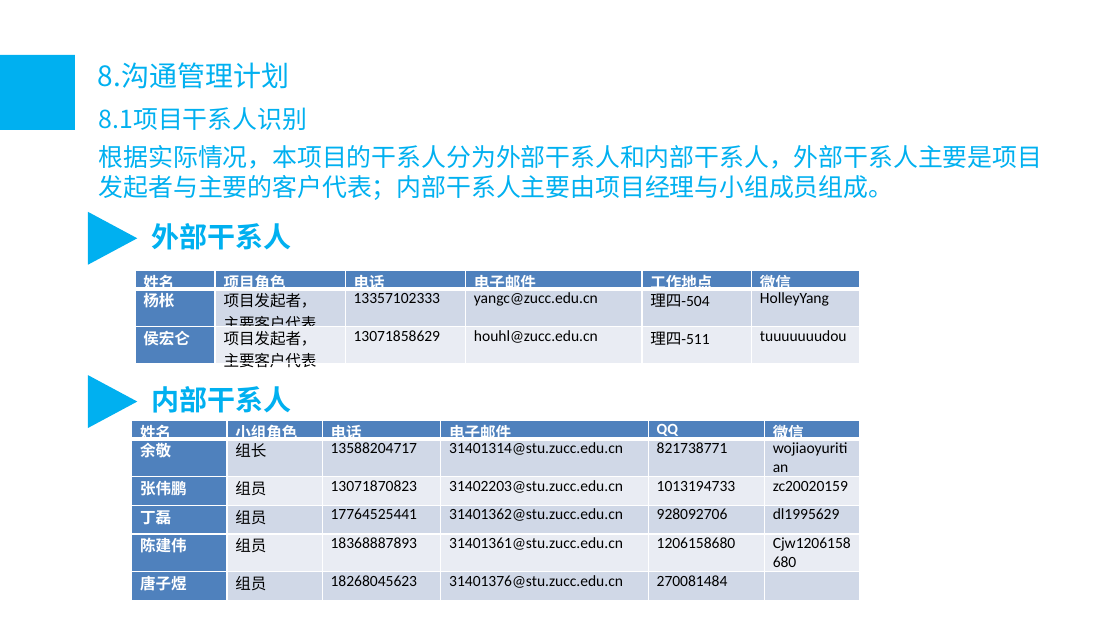
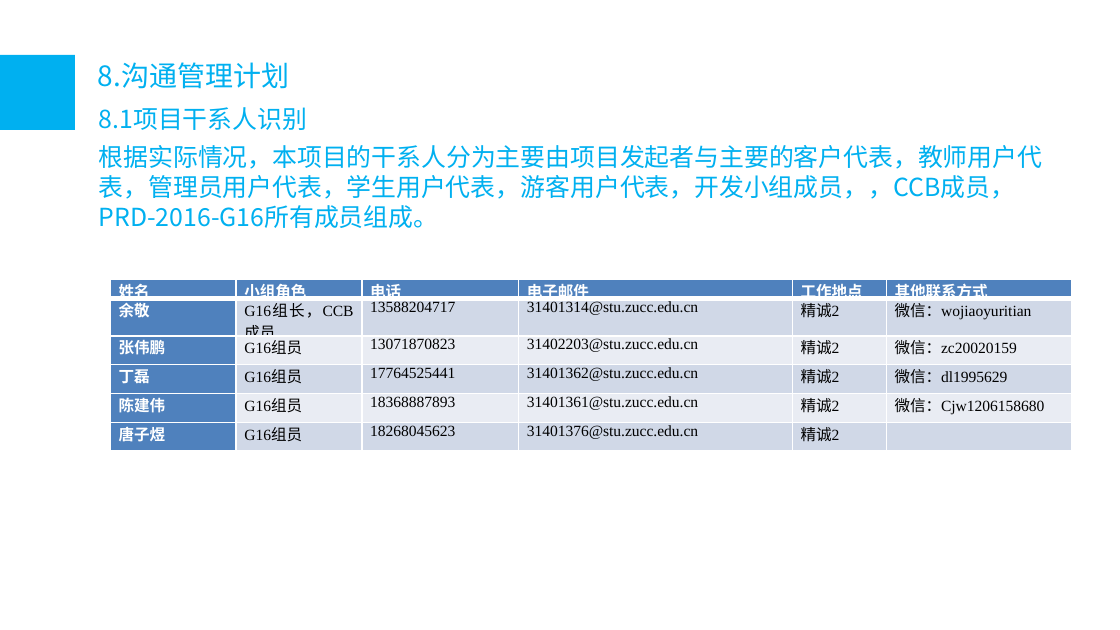
Before and after one commit to tzy502/G16, a slide deck: slide 32 of 需求工程计划/需求工程项目计划PPT.pptx (slide 30 before the commit). Drawn at 1120x630 pixels with LibreOffice and Linux fonts; fonts in the diff are those of the drawing; background and template pictures are left out. Boxes give left, top, right and bottom in pixels: in the first picture for what was removed or moved away, otherwise in the second. Text is boxed around its words. In the diff, an @@ line names an element or a change of style, - is before the commit and + after.

```diff
--- a/需求工程计划/需求工程项目计划PPT.pptx
+++ b/需求工程计划/需求工程项目计划PPT.pptx
@@ text at (99, 145, 1042, 228): text changed @@
-根据实际情况，本项目的干系人分为外部干系人和内部干系人，外部干系人主要是项目发起者与主要的客户代表；内部干系人主要由项目经理与小组成员组成。
+根据实际情况，本项目的干系人分为主要由项目发起者与主要的客户代表，教师用户代表，管理员用户代表，学生用户代表，游客用户代表，开发小组成员，，CCB成员，PRD-2016-G16所有成员组成。
@@ triangle removed at (88, 212, 137, 265) @@
@@ text removed at (152, 223, 292, 250) @@
-外部干系人
@@ table at (110, 280, 1071, 451) @@
-row 1, column 5: QQ
+row 1, column 5: 工作地点
-row 1, column 6: 微信
+row 1, column 6: 其他联系方式
-row 2: 余敬 | 组长 | 13588204717 | 31401314@stu.zucc.edu.cn | 821738771 | wojiaoyuritian
+row 2: 余敬 | G16组长，CCB成员 | 13588204717 | 31401314@stu.zucc.edu.cn | 精诚2 | 微信：wojiaoyuritian
-row 3: 张伟鹏 | 组员 | 13071870823 | 31402203@stu.zucc.edu.cn | 1013194733 | zc20020159
+row 3: 张伟鹏 | G16组员 | 13071870823 | 31402203@stu.zucc.edu.cn | 精诚2 | 微信：zc20020159
-row 4: 丁磊 | 组员 | 17764525441 | 31401362@stu.zucc.edu.cn | 928092706 | dl1995629
+row 4: 丁磊 | G16组员 | 17764525441 | 31401362@stu.zucc.edu.cn | 精诚2 | 微信：dl1995629
-row 5: 陈建伟 | 组员 | 18368887893 | 31401361@stu.zucc.edu.cn | 1206158680 | Cjw1206158680
+row 5: 陈建伟 | G16组员 | 18368887893 | 31401361@stu.zucc.edu.cn | 精诚2 | 微信：Cjw1206158680
-row 6, column 2: 组员
+row 6, column 2: G16组员
-row 6, column 5: 270081484
+row 6, column 5: 精诚2
@@ font Calibri to Times New Roman in "余敬", "13588204717", "31401314@stu.zucc.edu.cn", "张伟鹏" and 11 more places @@
@@ table: place and size @@
-table at (132, 420, 860, 600)
+table at (110, 280, 1071, 451)
@@ table removed at (136, 270, 860, 372), 3 rows, 6 columns @@
-姓名 | 项目角色 | 电话 | 电子邮件 | 工作地点 | 微信
-杨枨 | 项目发起者， / 主要客户代表 | 13357102333 | yangc@zucc.edu.cn | 理四-504 | HolleyYang
-侯宏仑 | 项目发起者， / 主要客户代表 | 13071858629 | houhl@zucc.edu.cn | 理四-511 | tuuuuuuudou
@@ triangle removed at (88, 376, 137, 428) @@
@@ text removed at (152, 386, 292, 413) @@
-内部干系人
```
Also in this commit, not shown: 7 other slides changed, 7 slides added, 1 slide removed, 41 other files.
